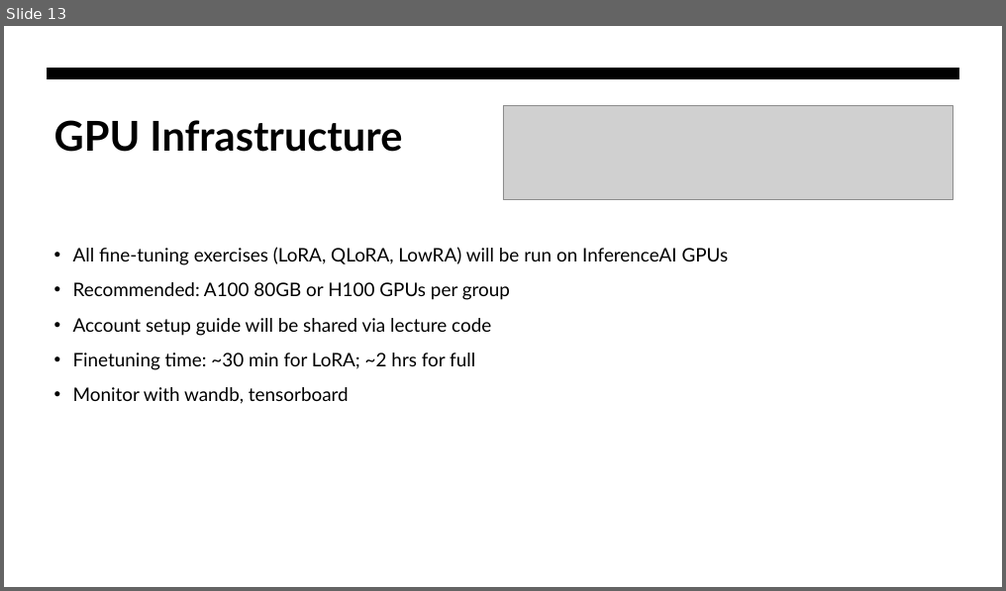
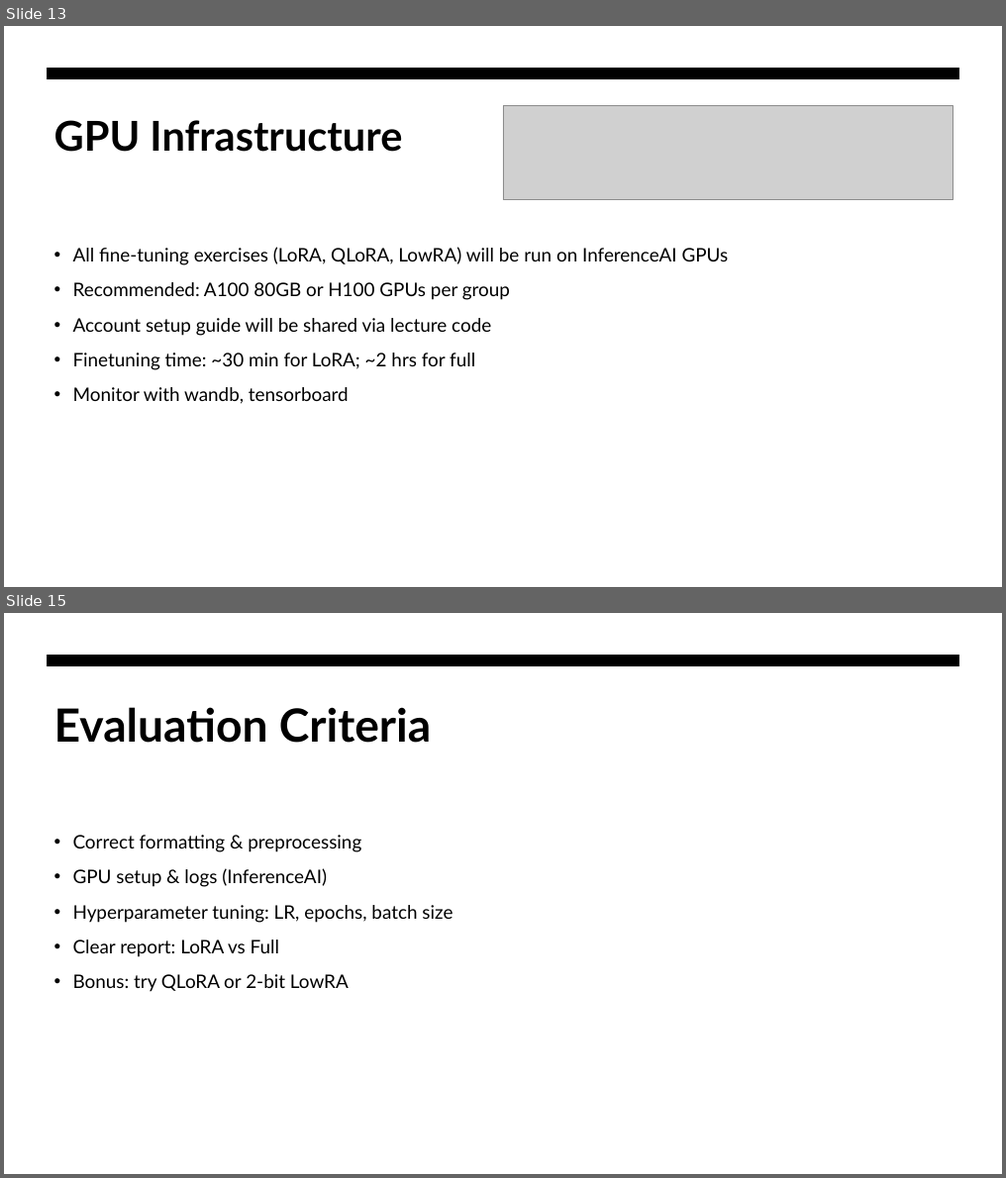
Before and after one commit to inference-ai-course/MLE_in_Gen_AI-Course, a slide deck: class5/Class_5_Presentation.pptx. Shown one above the other, each under a label of ours: slide 13 before the commit, slides 13 and 15 after it; the slides between them are not shown. The pictures are 1006x591 and 1006x1178 pixels, drawn with LibreOffice and Linux fonts; fonts in the diff are those of the drawing; grey boxes stand for pictures. Boxes give left, top, right and bottom in pixels: in the first picture for what was removed or moved away, otherwise in the second. Text is boxed around its words. In the diff, an @@ line names an element or a change of style, - is before the commit and + after.

```diff
--- a/class5/Class_5_Presentation.pptx
+++ b/class5/Class_5_Presentation.pptx
@@ slide 15 added at (x1=4, y1=613, x2=1002, y2=1174), background #FFFFFF; not listed: 1 template element that a slide beside it also shows @@
@@ title added at (x1=54, y1=707, x2=432, y2=743), 44 pt, text #000000, bold @@
+Evaluation Criteria
@@ text added at (x1=73, y1=835, x2=452, y2=992), 18 pt, text #000000 @@
+• Correct formatting & preprocessing
+• GPU setup & logs (InferenceAI)
+• Hyperparameter tuning: LR, epochs, batch size
+• Clear report: LoRA vs Full
+• Bonus: try QLoRA or 2-bit LowRA
```
Also in this commit, not shown: 6 other slides added, 1 slide removed, 2 other files.
